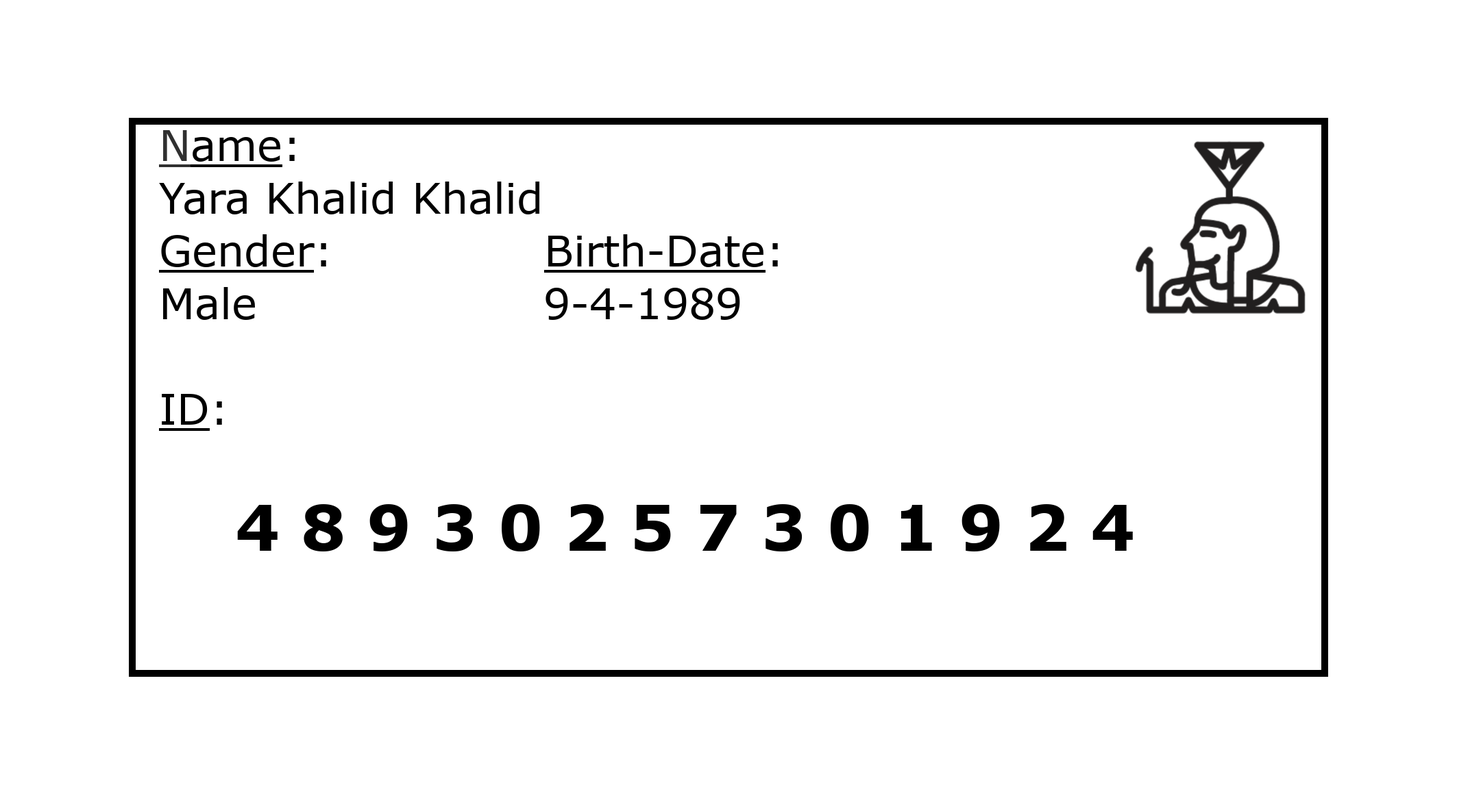
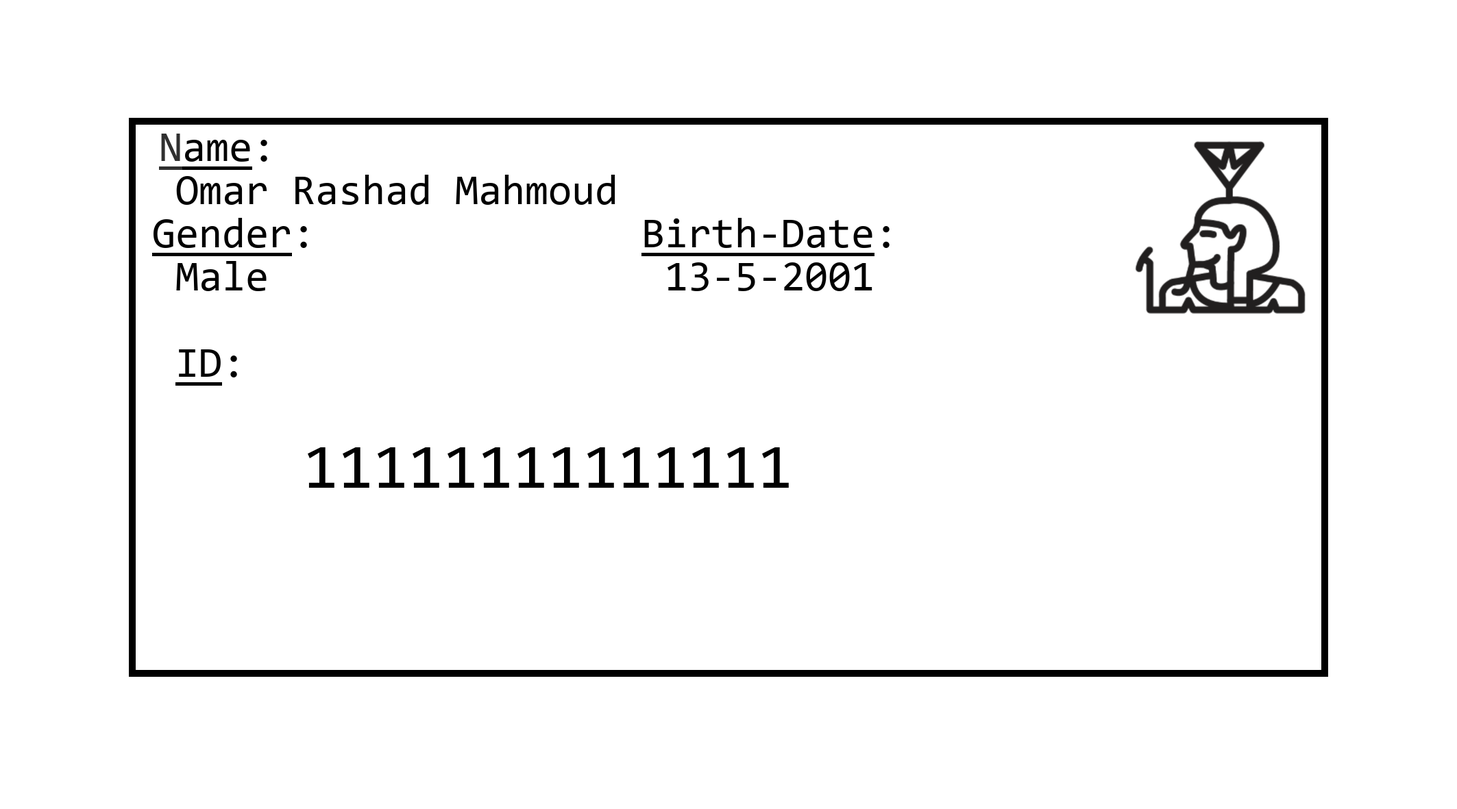
Two versions of the same layered image (1457x809). Layer-by-layer changes:
renamed "Background" to "Name: ...", moved it above "unreal_egy_id_logo", painted on it over [152, 130, 1133, 552]
renamed "Name: ..." to "unreal_egy_id_logo", painted on it over [159, 130, 1133, 552]
moved "..." above "Background" over [152, 130, 1133, 552]
renamed "unreal_egy_id_logo" to "Background", painted on it over [152, 130, 1133, 552]
